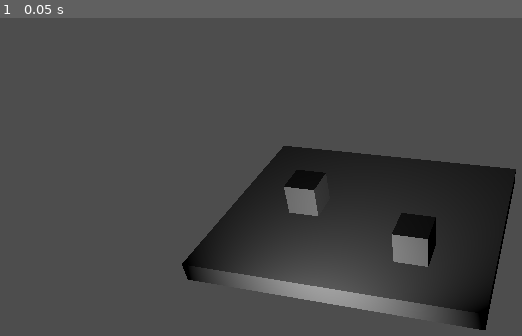
Above: before the commit, frame 1.
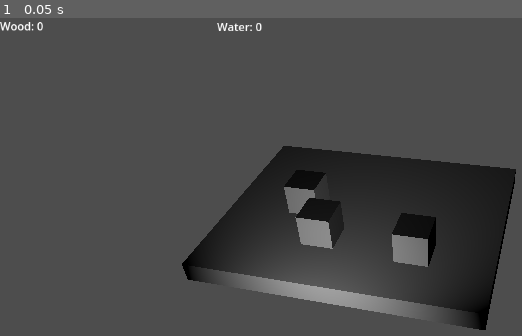
Above: after the commit, the same moment.

Repository: taiyo-harenohi/MODE
Game: Godot game, scene res://scenes/main.tscn
The game is run twice, just before and just after one commit, with the same random seed, the same clock (stepped at 60 frames per second) and the same inputs.
Inputs:
- Up to frame 1 (0.05 s): no input

The runs differ from the first frame. In frame 1, 1.2% of the frame differs, in the area x 0-66%, y 1-73%.

Commit message:
Detection of items by their respective groups

Diff:
--- a/scenes/main.tscn
+++ b/scenes/main.tscn
@@ -1,6 +1,5 @@
-[gd_scene load_steps=7 format=3 uid="uid://s4pjmawr2pyx"]
+[gd_scene load_steps=6 format=3 uid="uid://s4pjmawr2pyx"]
 
-[ext_resource type="Script" path="res://scripts/resource.gd" id="1_psw0f"]
 [ext_resource type="Script" path="res://scripts/Camera3D.gd" id="1_w78d5"]
 
 [sub_resource type="BoxShape3D" id="BoxShape3D_k6vrc"]
@@ -24,9 +23,8 @@
 mesh = SubResource("BoxMesh_kdsnx")
 skeleton = NodePath("../..")
 
-[node name="item1" type="StaticBody3D" parent="."]
+[node name="item1" type="StaticBody3D" parent="." groups=["wood"]]
 transform = Transform3D(0.193578, 0, 0, 0, 0.193578, 0, 0, 0, 0.193578, -0.357349, 0.151982, 0)
-script = ExtResource("1_psw0f")
 
 [node name="CollisionShape3D" type="CollisionShape3D" parent="item1"]
 shape = SubResource("BoxShape3D_tnflf")
@@ -34,7 +32,7 @@
 [node name="MeshInstance3D" type="MeshInstance3D" parent="item1"]
 mesh = SubResource("BoxMesh_2dli3")
 
-[node name="item2" type="StaticBody3D" parent="."]
+[node name="item2" type="StaticBody3D" parent="." groups=["water"]]
 transform = Transform3D(0.193578, 0, 0, 0, 0.193578, 0, 0, 0, 0.193578, 0.397235, 0.151982, 0.303752)
 
 [node name="CollisionShape3D" type="CollisionShape3D" parent="item2"]
@@ -50,3 +48,41 @@
 
 [node name="SpotLight3D" type="SpotLight3D" parent="."]
 transform = Transform3D(1, 0, 0, 0, 0.966291, 0.257453, 0, -0.257453, 0.966291, 0, 0.282035, 1.45248)
+
+[node name="UI" type="Control" parent="."]
+layout_mode = 3
+anchor_right = 0.998
+anchor_bottom = 1.0
+offset_right = 0.303955
+offset_bottom = 5.0
+
+[node name="wood_label" type="Label" parent="UI"]
+layout_mode = 1
+anchors_preset = -1
+anchor_right = 0.209
+anchor_bottom = 0.115
+offset_right = -0.350006
+offset_bottom = -0.0950012
+text = "Wood: 0"
+
+[node name="water_label" type="Label" parent="UI"]
+layout_mode = 1
+anchors_preset = -1
+anchor_left = 0.272
+anchor_top = 0.002
+anchor_right = 0.481
+anchor_bottom = 0.116
+offset_left = 0.199982
+offset_top = -0.306
+offset_right = -0.150024
+offset_bottom = 0.251999
+text = "Water: 0"
+
+[node name="item3" type="StaticBody3D" parent="." groups=["water"]]
+transform = Transform3D(0.193578, 0, 0, 0, 0.193578, 0, 0, 0, 0.193578, -0.162016, 0.151982, 0.271158)
+
+[node name="CollisionShape3D" type="CollisionShape3D" parent="item3"]
+shape = SubResource("BoxShape3D_tnflf")
+
+[node name="MeshInstance3D" type="MeshInstance3D" parent="item3"]
+mesh = SubResource("BoxMesh_2dli3")
--- a/scripts/Camera3D.gd
+++ b/scripts/Camera3D.gd
@@ -1,6 +1,6 @@
 extends Camera3D
 
-var zoomSpeed: float = 1
+var zoomSpeed: float = 2
 var minZoom: float = 25.0
 var maxZoom: float = 85.0
 var dragSen: float = 2.0
@@ -35,4 +35,7 @@
 	var start = project_ray_origin(mouse)
 	var end = project_position(mouse, 1000)
 	var result = worldspace.intersect_ray(PhysicsRayQueryParameters3D.create(start, end))
-	print(result["collider"])
+
+	var clicked_object = result["collider"]
+	if clicked_object.is_in_group("wood"):
+		print("is wood")
